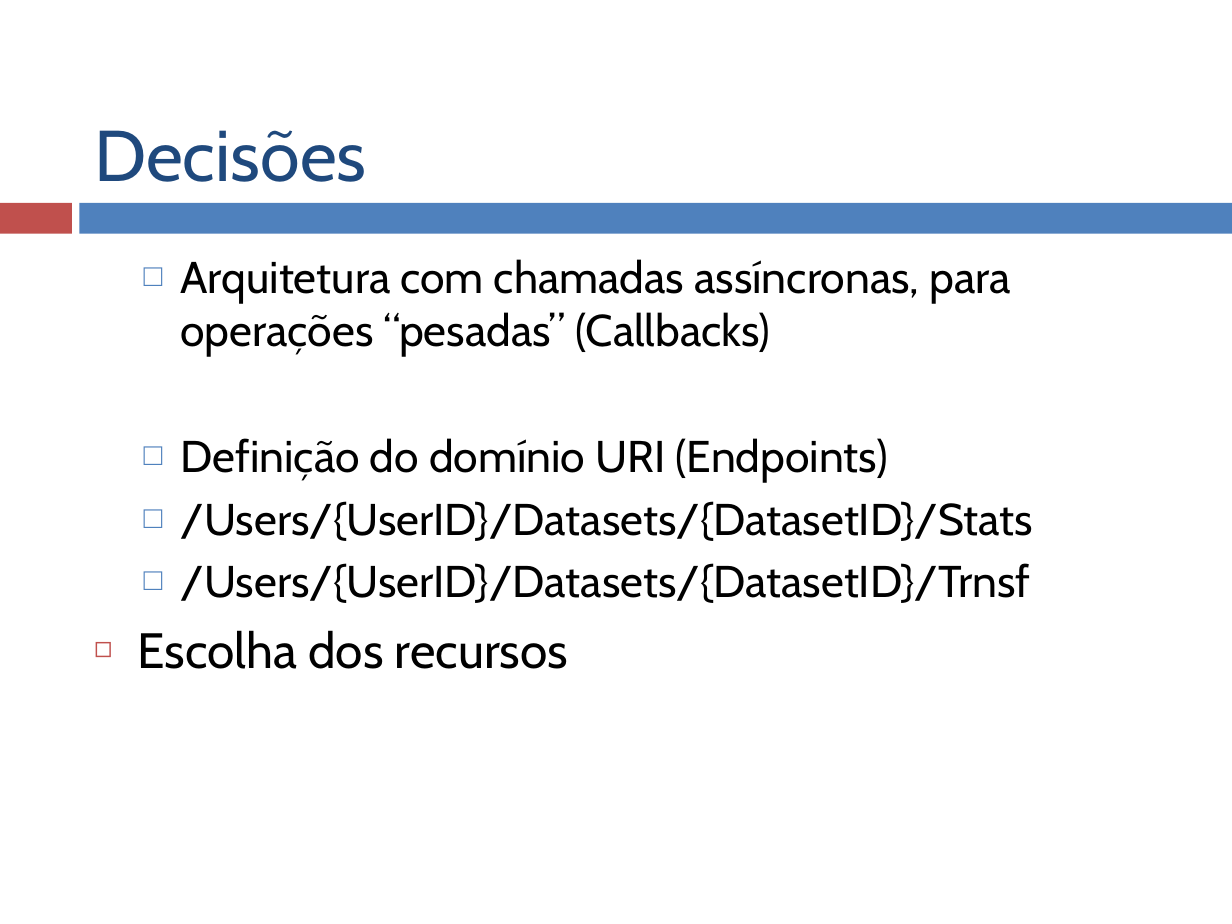
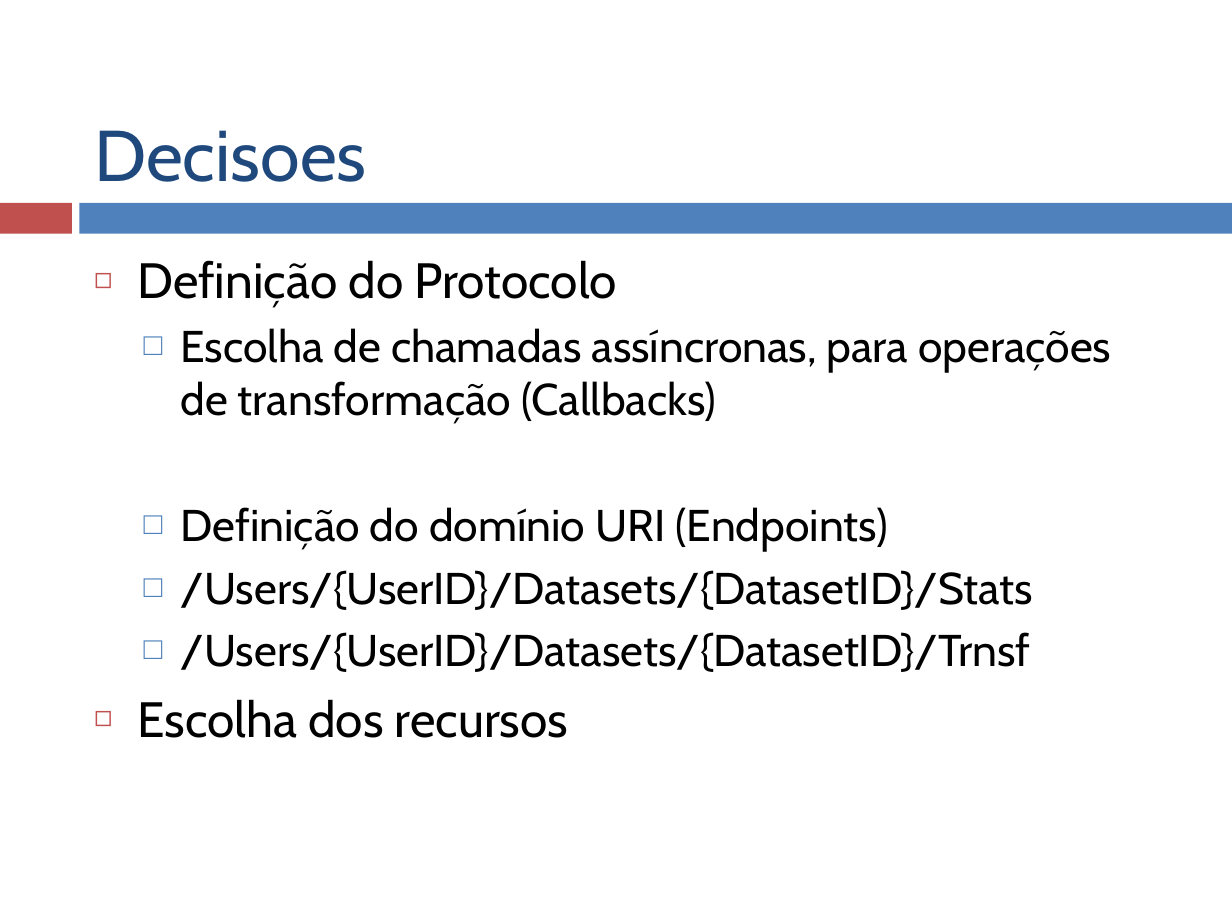
Before and after one commit to 1150285/NodeJs, a slide deck: slide 4 of documents/T1_Restify.pptx. Drawn at 1232x924 pixels with LibreOffice and Linux fonts; fonts in the diff are those of the drawing. Boxes give left, top, right and bottom in pixels: in the first picture for what was removed or moved away, otherwise in the second. Text is boxed around its words. In the diff, an @@ line names an element or a change of style, - is before the commit and + after.

```diff
--- a/documents/T1_Restify.pptx
+++ b/documents/T1_Restify.pptx
@@ title at box(94, 130, 366, 182): text changed @@
-Decisões
+Decisoes
@@ text at box(137, 260, 1111, 424): text changed @@
-  □ Arquitetura com chamadas assíncronas, para operações “pesadas” (Callbacks)
+◻ Definição do Protocolo
+  □ Escolha de chamadas assíncronas, para operações de transformação (Callbacks)
```
Also in this commit, not shown: 6 other slides changed.
